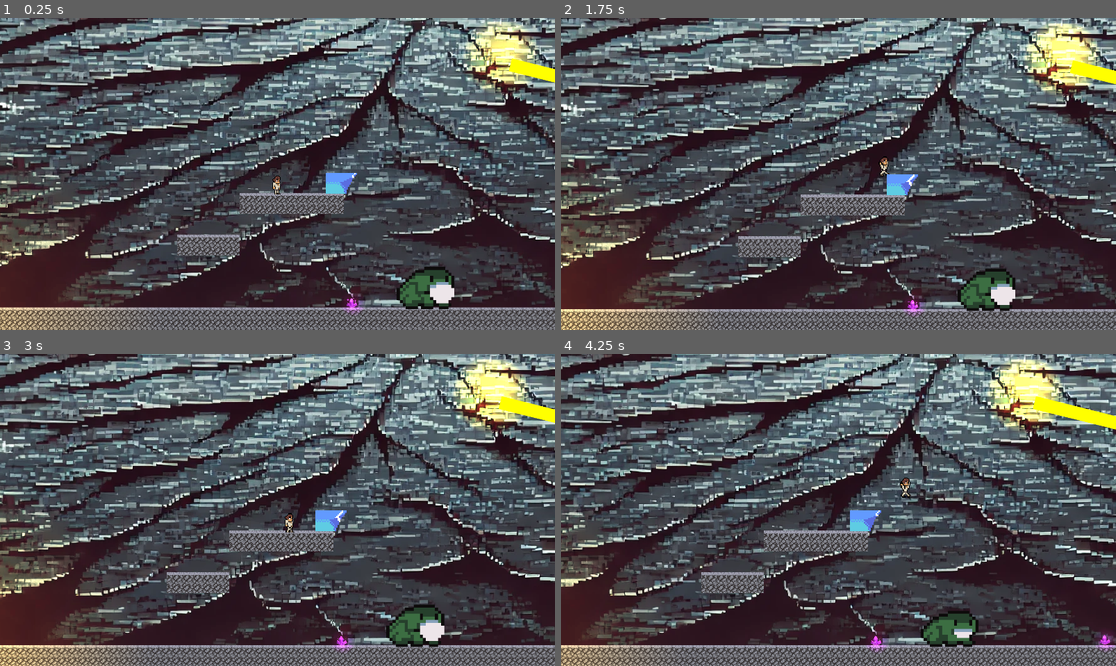
Above: before the commit, frames 1-4 (two rows, left to right).
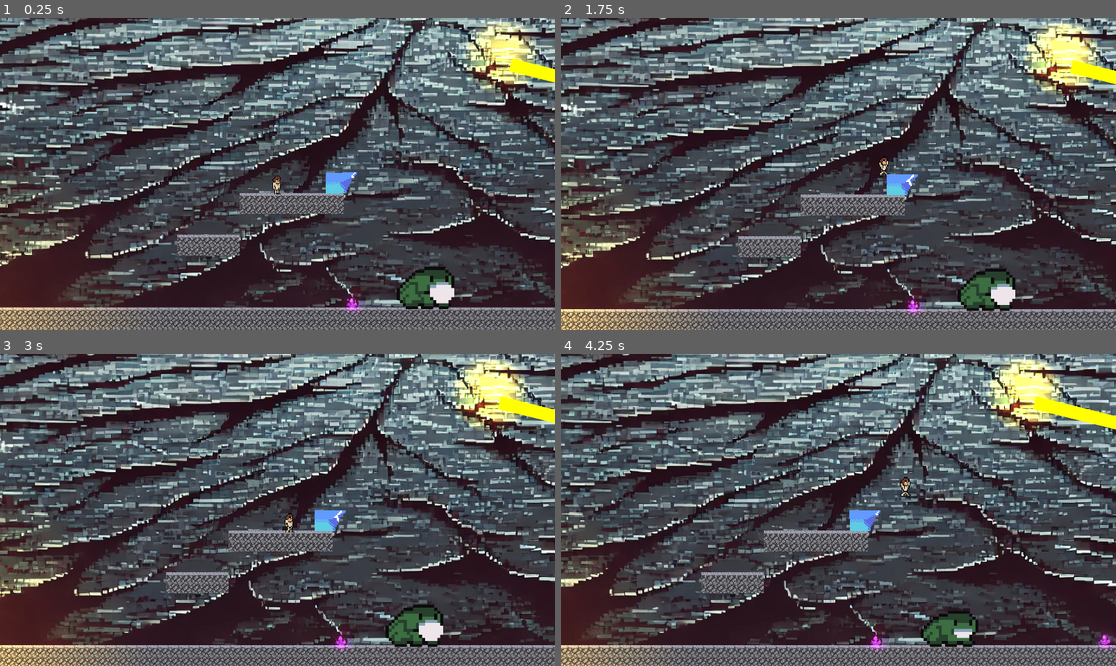
Above: after the commit, the same moments.

Repository: jingxin-anze/light-jump
Game: Godot game, scene res://Scenes/Level1/level_1.tscn
Same seed, same stepped clock (60 frames per second), same inputs: the game is played once before the commit and once after it. This scene is started directly instead of the project's main scene. Sound files missing from this copy of the repository are replaced by a short silence.
Inputs (mouse positions are in pixels of both pictures, inside the frame that each line leads up to):
- Up to frame 1 (0.25 s): no input
- Up to frame 2 (1.75 s): move the mouse to (960, 158) at 0.52 s; hold D (move_right) from 0.53 s (still down); tap J (attack) at 0.6 s; tap K (jump) at 0.77, 1.52 s; move the mouse to (727, 189) at 1.27 s; tap Space (attack2) at 1.35 s
- Up to frame 3 (3 s): move the mouse to (333, 441) at 2.02 s; release D (move_right) at 2.03 s; hold A (move_left) 2.03-2.78 s; click (333, 441) at 2.1 s; move the mouse to (249, 572) at 2.77 s; hold D (move_right) from 2.78 s (still down); tap J (attack) at 2.85 s
- Up to frame 4 (4.25 s): keep holding D (move_right); tap K (jump) at 3.02, 3.77 s; move the mouse to (1005, 556) at 3.52 s; tap Space (attack2) at 3.6 s

The runs differ from the first frame. In frame 1, less than 0.1% of the frame differs, in the area x 58-65%, y 49-57%; in frame 2, less than 0.1%; in frame 3, 14%, in the area x 0-100%, y 0-100%; in frame 4, 1.0%.

Commit message:
锁定第一光水晶的旋转

Diff:
--- a/Scenes/mirror/mirror.tscn
+++ b/Scenes/mirror/mirror.tscn
@@ -1,6 +1,6 @@
 [gd_scene load_steps=13 format=3 uid="uid://df47f4mv64qih"]
 
-[ext_resource type="Texture2D" uid="uid://dm4hrk3i78y5i" path="res://Scenes/Mirror/mirror-Sheet.png" id="1_ejote"]
+[ext_resource type="Texture2D" uid="uid://dm4hrk3i78y5i" path="res://Scenes/mirror/mirror-Sheet.png" id="1_ejote"]
 
 [sub_resource type="AtlasTexture" id="AtlasTexture_n6fhh"]
 atlas = ExtResource("1_ejote")
@@ -77,6 +77,7 @@
 rotation = -0.0116568
 collision_layer = 16
 collision_mask = 23
+lock_rotation = true
 
 [node name="AnimatedSprite2D" type="AnimatedSprite2D" parent="."]
 scale = Vector2(3, 3)
Not shown, changed: Scenes/controller2/Resouces/ctroller2-Sheet.png.import
Not shown, changed: Scenes/mirror/mirror-Sheet.png.import
Not shown, changed: Scenes/mirror2/Resouces/mrror2-Sheet.png.import
